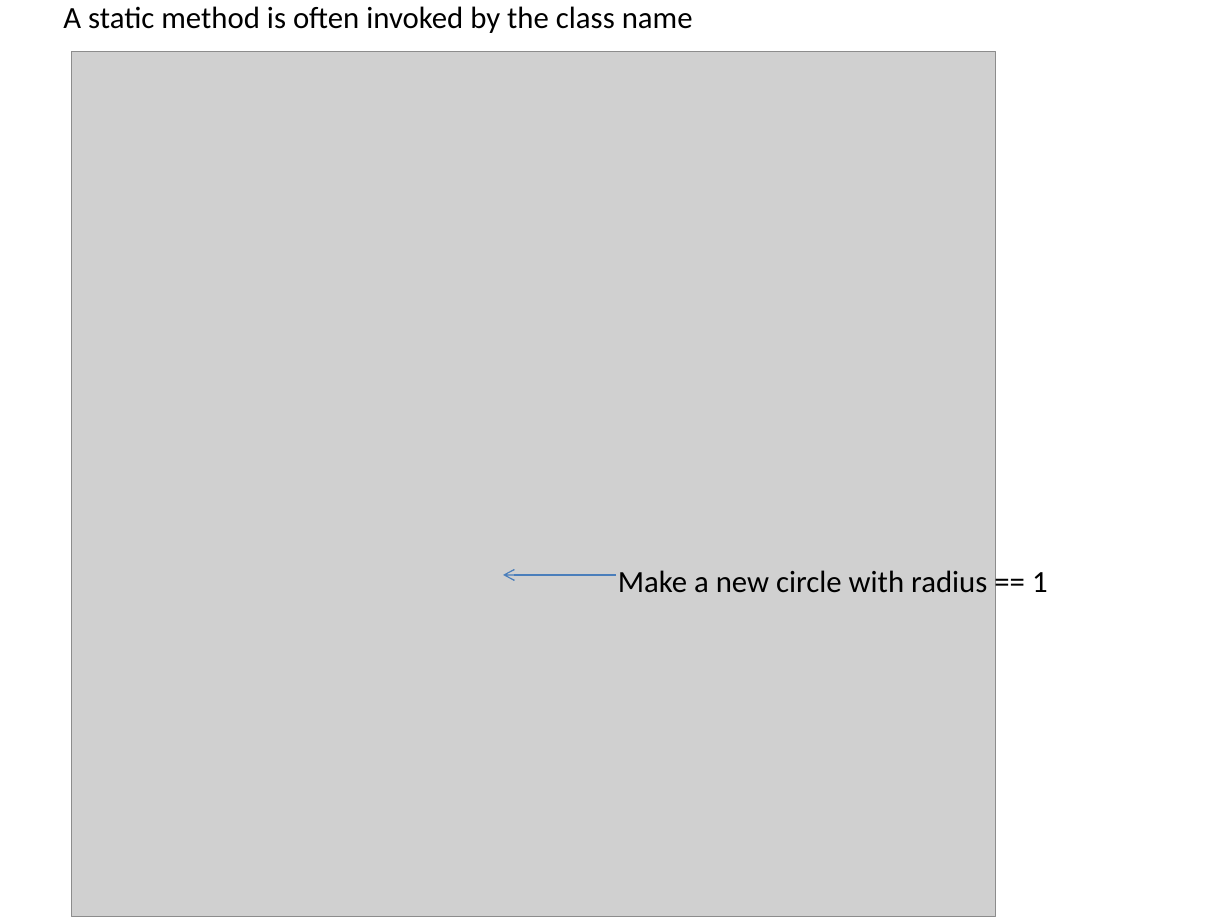
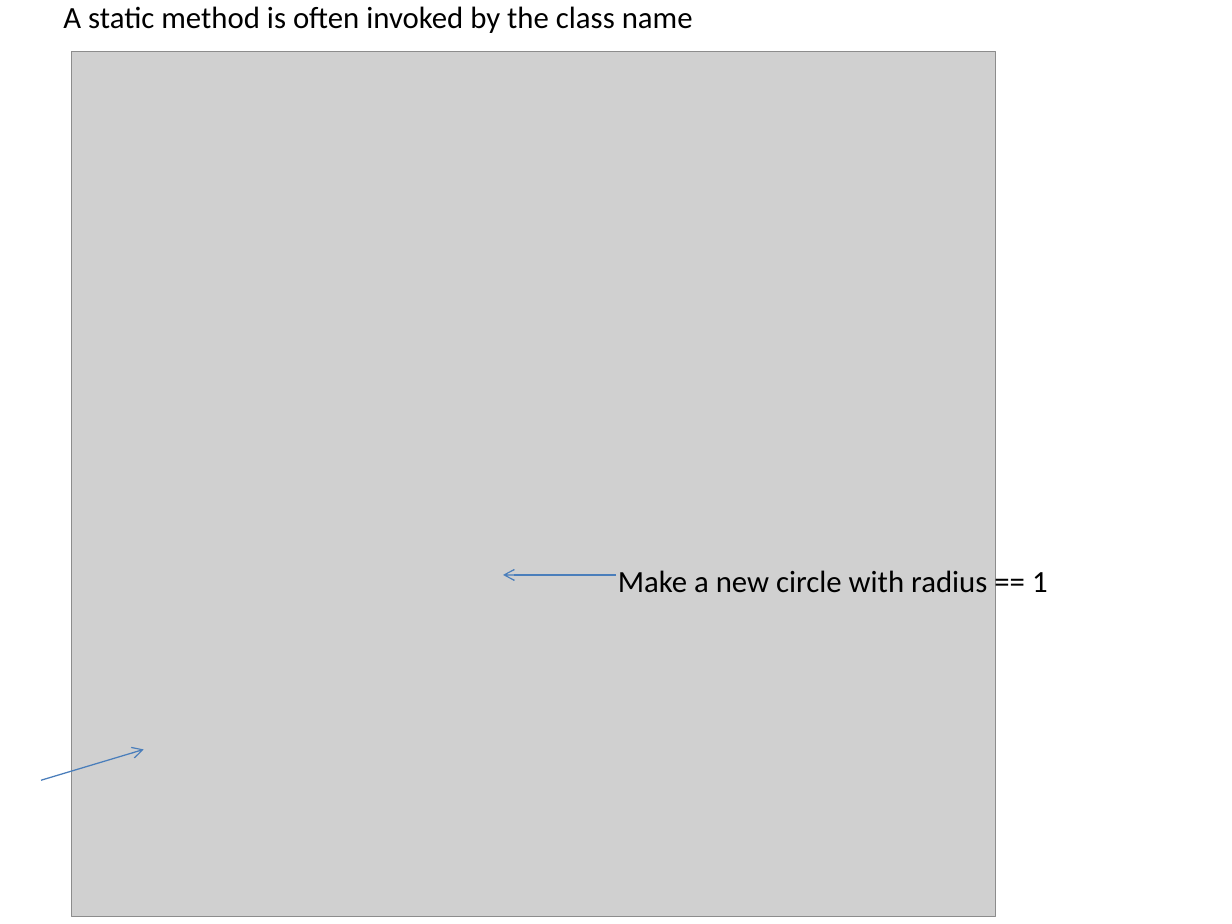
Before and after one commit to afodor/afodor.github.io, a slide deck: slide 10 of classes/prog2015/Prog3-Lecture5.pptx. Drawn at 1232x924 pixels with LibreOffice and Linux fonts; fonts in the diff are those of the drawing; grey boxes stand for pictures. Boxes give left, top, right and bottom in pixels: in the first picture for what was removed or moved away, otherwise in the second. Text is boxed around its words. In the diff, an @@ line names an element or a change of style, - is before the commit and + after.

Commit message:
small changest to Lecture #5

```diff
--- a/classes/prog2015/Prog3-Lecture5.pptx
+++ b/classes/prog2015/Prog3-Lecture5.pptx
@@ arrow added from (41, 780) to (144, 749), #4B7EBC 0.75 pt @@
```
